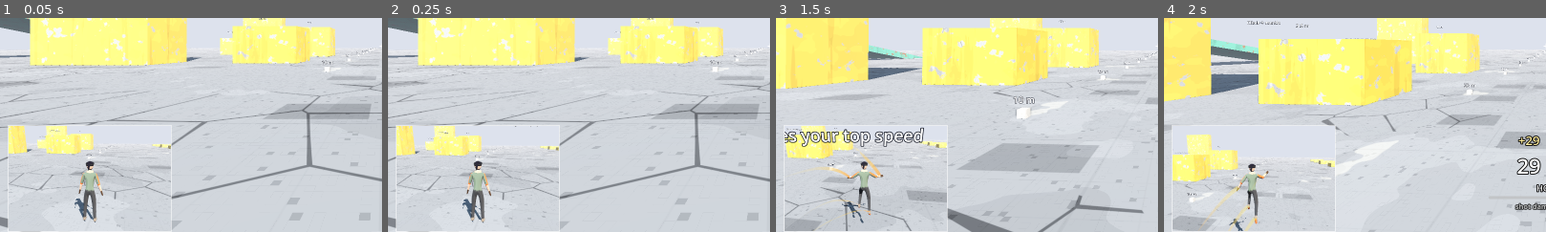
Above: before the commit, frames 1-4 (left to right).
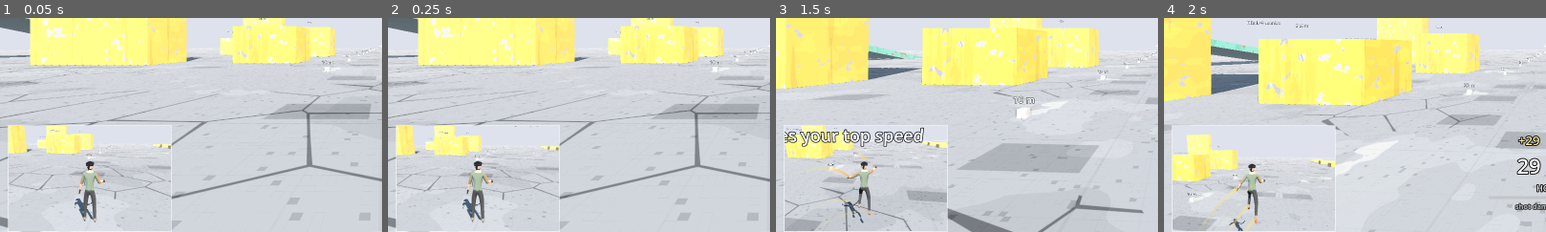
Above: after the commit, the same moments.

Repository: daxtinenichols/trickshot
Game: Godot game, scene res://levels/sandbox.tscn
Same seed, same stepped clock (60 frames per second), same inputs: the game is played once before the commit and once after it.
Inputs (mouse positions are % of the whole screen's width and height, from its top left):
- Up to frame 1 (0.05 s): no input
- Up to frame 2 (0.25 s): no input
- Up to frame 3 (1.5 s): tap Enter at 0.5 s; move the mouse to (55, 49) at 0.52 s; hold Right mouse button (aim) 0.53-1.28 s; hold W (move_forward) from 0.53 s (still down); tap Space (jump) at 0.77 s; click (55, 49) at 0.8 s; move the mouse to (45, 50) at 1.27 s; click (45, 50) at 1.35 s
- Up to frame 4 (2 s): keep holding W (move_forward); tap Space (jump) at 1.52 s; tap F (kick) at 1.55 s
The pictures show only the part of the screen within x 0-50%, y 43-93%; the shares and areas given below are measured in that part.

The runs differ from the first frame. In frame 1, 0.1% of the frame differs, in the area x 21-28%, y 73-90%; in frame 2, 0.1%; in frame 3, 0.2%, in the area x 20-29%, y 62-89%; in frame 4, 0.1%.

Commit message:
WIP third-person aim and gun hold

Diff:
--- a/art/characters/runner/runner_body.gd
+++ b/art/characters/runner/runner_body.gd
@@ -71,6 +71,9 @@
 ## The pose actually shown: eases toward the blended pose so state changes,
 ## overlays and noisy inputs never pop a joint.
 var _shown := {}
+## Hip fire raises the gun arm for a moment; each shot kicks it.
+var _fire_raise := 0.0
+var _recoil := 0.0
 var _turn_lean := 0.0
 var _wall_side := 1.0
 var _tuck := 0.0
@@ -112,6 +115,12 @@
 	p.respawned.connect(func() -> void:
 		_heading = PI
 		_last_yaw = p.yaw)
+	# The gun is read by name, not class, so the body works without one.
+	var gun: Node = p.get("weapon")
+	if gun and gun.has_signal("shot"):
+		gun.shot.connect(func(_a: Vector3, _b: Vector3, _r: Dictionary) -> void:
+			_fire_raise = 1.0
+			_recoil = 1.0)
 	trails = MotionTrails.new()
 	add_child(trails)
 	trails.setup(p, self)
@@ -169,6 +178,9 @@
 		_place_root(0.0, Vector3.ZERO, 0.0, 0.0)
 		return
 	delta = minf(delta, 0.1)
+	# Hold the raised arm a beat after a hip-fire shot, then lower it.
+	_fire_raise = maxf(_fire_raise - delta * 1.6, 0.0)
+	_recoil = maxf(_recoil - delta * 9.0, 0.0)
 	var targets := _targets(delta)
 	for k: String in _weights:
 		var rate: float = BLEND_RATE[k]
@@ -291,6 +303,7 @@
 			var base: Quaternion = out.get(bone, Quaternion.IDENTITY)
 			out[bone] = base.slerp(_to_quat(bone, kick.get(bone, Vector3.ZERO)), weight("kick"))
 	_add_lean(out)
+	_add_gun_hold(out)
 	_add_aim(out)
 	return out
 
@@ -337,13 +350,57 @@
 	for part: Array in [["Spine", 0.25, 0.0], ["Chest", 0.35, 0.25], ["Neck", 0.2, 0.35], ["Head", 0.2, 0.4]]:
 		var extra := Quaternion.from_euler(Vector3(-look * part[2], twist * part[1], 0.0) * aim_weight)
 		pose[part[0]] = extra * pose.get(part[0], Quaternion.IDENTITY)
-	var ads := clampf(player.aim_zoom, 0.0, 1.0) * aim_weight
+	var fire := smoothstep(0.0, 0.35, _fire_raise)
+	var ads := maxf(clampf(player.aim_zoom, 0.0, 1.0), fire) * aim_weight * (1.0 - _reload_weight())
 	if ads > 0.001:
 		# The spine and chest already carry a quarter of the look pitch.
-		var raise := 90.0 + rad_to_deg(look) * 0.75
-		var arm := {"RightUpperArm": Vector3(raise, 0, -6), "RightLowerArm": Vector3(4, 0, 0), "RightHand": Vector3(0, 0, 0)}
+		var raise := 90.0 + rad_to_deg(look) * 0.75 + 7.0 * _recoil
+		var arm := {"RightUpperArm": Vector3(raise, 0, -6), "RightLowerArm": Vector3(4 + 14.0 * _recoil, 0, 0), "RightHand": Vector3(0, 0, 0)}
 		for bone: String in arm:
 			pose[bone] = (pose.get(bone, Quaternion.IDENTITY) as Quaternion).slerp(_to_quat(bone, arm[bone]), ads)
+
+
+## How much of the gun-arm pose applies: full when running, standing or in
+## the air; less while the hands are busy (climbing, mantling, vaulting).
+func _gun_hold_weight() -> float:
+	var busy := weight("climb") + weight("mantle_hang") + weight("mantle_push") + weight("vault") * 0.7 \
+		+ weight("stun") + weight("prone") + weight("tuck") * 0.4 + weight("wallrun") * 0.3
+	return clampf(1.0 - busy, 0.0, 1.0)
+
+
+## 0..1 through the middle of a reload (eased in and out), else 0.
+func _reload_weight() -> float:
+	var gun: Node = player.get("weapon")
+	if gun == null or not gun.has_method("reload_progress"):
+		return 0.0
+	var t: float = gun.reload_progress()
+	return 0.0 if t < 0.0 else smoothstep(0.0, 0.18, t) * (1.0 - smoothstep(0.82, 1.0, t))
+
+
+## The gun hand at low ready: forearm forward, muzzle a little down, with a
+## small swing in the run. A reload brings the gun up and the other hand to it.
+func _add_gun_hold(pose: Dictionary) -> void:
+	var hold := _gun_hold_weight()
+	if hold <= 0.001:
+		return
+	var swing := sin(TAU * _phase) * weight("run")
+	var ready := {
+		"RightUpperArm": Vector3(16 + 10 * swing, 0, -10),
+		"RightLowerArm": Vector3(68, 0, 0),
+		"RightHand": Vector3(-8, 0, 0),
+	}
+	var reload := _reload_weight()
+	if reload > 0.0:
+		var t: float = (player.get("weapon") as Node).reload_progress()
+		var jiggle := sin(t * TAU * 2.0) * 6.0
+		ready["RightUpperArm"] = ready["RightUpperArm"].lerp(Vector3(26, 0, -4), reload)
+		ready["RightLowerArm"] = ready["RightLowerArm"].lerp(Vector3(100 + jiggle, 0, 0), reload)
+		ready["RightHand"] = ready["RightHand"].lerp(Vector3(-24, 0, 0), reload)
+		for bone: String in ["LeftUpperArm", "LeftLowerArm", "LeftHand"]:
+			var to: Vector3 = {"LeftUpperArm": Vector3(34, 0, -24), "LeftLowerArm": Vector3(96 - jiggle, 0, 0), "LeftHand": Vector3(-10, 0, 0)}[bone]
+			pose[bone] = (pose.get(bone, Quaternion.IDENTITY) as Quaternion).slerp(_to_quat(bone, to), reload * hold)
+	for bone: String in ready:
+		pose[bone] = (pose.get(bone, Quaternion.IDENTITY) as Quaternion).slerp(_to_quat(bone, ready[bone]), hold)
 
 
 ## Leaning (the player's lean input) bends the upper body to the side.
--- a/art/look/chase_camera.gd
+++ b/art/look/chase_camera.gd
@@ -10,6 +10,11 @@
 ## runner stays steady on screen at any frame rate; only zoom and wall
 ## pull-in are smoothed. (The in-game corner camera is separate.)
 ##
+## Aiming: the camera sits over the right shoulder and always looks at the
+## point the first-person view (which shots come from) is aimed at, so the
+## crosshair in the middle of the screen is where shots land. Aiming down
+## sights pulls it in tight over the shoulder.
+##
 ## Follow flips (off by default): the orbit turns with the first-person
 ## view's full orientation, so flips, side flips and rolls tumble the
 ## camera with the runner; mouse look still moves it on top. Read from the
@@ -27,8 +32,16 @@
 
 var player: Player
 ## Default distance and how far it looks down on the runner with a level view.
-var distance := 5.2
-var tilt_deg := 28.0
+var distance := 4.6
+var tilt_deg := 22.0
+## Over-the-shoulder: sideways offset (m, + = right), and while aiming down
+## sights the distance, offset, tilt and field of view it eases to.
+var shoulder := 0.5
+var ads_distance := 1.7
+var ads_shoulder := 0.62
+var ads_tilt_deg := 6.0
+var ads_fov := 52.0
+var base_fov := 70.0
 ## The point it orbits, above the runner's feet.
 var look_height := 0.9
 ## Fallback when Settings has no camera_follow_flips value.
@@ -36,6 +49,7 @@
 var _active := false
 var _zoom := 5.2  # smoothed distance
 var _pull := 9999.0  # wall pull-in, smoothed
+var _aim_dist := 60.0  # distance along the view to what it's aimed at, smoothed
 
 
 static func register_actions() -> void:
@@ -55,7 +69,7 @@
 	# After the player has placed its first-person view this frame.
 	process_priority = 100
 	top_level = true
-	fov = 70.0
+	fov = base_fov
 	near = 0.05
 	far = 600.0
 	cull_mask = 0xFFFFF & ~Pistol.VIEW_LAYER
@@ -110,6 +124,7 @@
 func _snap() -> void:
 	_zoom = distance
 	_pull = 9999.0
+	_aim_dist = _aim_hit_distance()
 	_place(0.0)
 
 
@@ -123,28 +138,59 @@
 	var vt := player.visual_transform()
 	var frame := vt.basis.orthonormalized()
 	var pivot := vt.origin + frame.y * look_height
+	var ads := clampf(player.aim_zoom, 0.0, 1.0)
+	var tilt := deg_to_rad(lerpf(tilt_deg, ads_tilt_deg, ads))
 	var orbit: Basis
 	if follows_flips():
 		# The first-person view already carries yaw, pitch, flips and rolls.
 		var view := player.camera.global_basis.orthonormalized()
 		pivot = vt.origin + player.body_up().normalized() * look_height
-		orbit = view * Basis(Vector3.RIGHT, -deg_to_rad(tilt_deg))
+		orbit = view * Basis(Vector3.RIGHT, -tilt)
 	else:
-		# Level view = tilt_deg down; looking up swings the camera low,
-		# looking down swings it overhead.
-		var angle := clampf(deg_to_rad(tilt_deg) - player.pitch, deg_to_rad(-55.0), deg_to_rad(85.0))
+		# Level view = tilt down; looking up swings the camera low, looking
+		# down swings it overhead.
+		var angle := clampf(tilt - player.pitch, deg_to_rad(-55.0), deg_to_rad(85.0))
 		orbit = frame * Basis(Vector3.RIGHT, -angle)
+	# Over the right shoulder (kept out of walls by the same ray).
+	var off := lerpf(shoulder, ads_shoulder, ads)
+	off = clampf(_wall_distance(pivot, orbit.x, off + 0.25) - 0.25, 0.0, off)
+	var origin := pivot + orbit.x * off
 	var back := orbit.z
-	var want := _zoom
+	var want := lerpf(_zoom, minf(ads_distance, _zoom), ads)
 	# Pull in in front of walls; ease back out so it doesn't pop.
-	var hit := _wall_distance(pivot, back, want + 0.3)
+	var hit := _wall_distance(origin, back, want + 0.3)
 	if hit < _pull or real_delta == 0.0:
 		_pull = hit
 	else:
 		_pull = lerpf(_pull, hit, 1.0 - exp(-5.0 * real_delta))
-	var d := minf(want, _pull - 0.3)
-	d = maxf(d, 0.4)
-	global_transform = Transform3D(orbit, pivot + back * d)
+	var d := maxf(minf(want, _pull - 0.3), 0.4)
+	var pos := origin + back * d
+	# Look at what the first-person view is aimed at. The distance along the
+	# view ray is smoothed so sweeping across an edge doesn't jerk the view.
+	var target := _aim_hit_distance()
+	_aim_dist = target if real_delta == 0.0 else lerpf(_aim_dist, target, 1.0 - exp(-18.0 * real_delta))
+	var eye := player.camera.global_transform
+	var aim := eye.origin - eye.basis.z * _aim_dist
+	var to_aim := aim - pos
+	var basis := orbit
+	if to_aim.length() > 1.0 and to_aim.normalized().dot(-orbit.z) > 0.2:
+		basis = Basis.looking_at(to_aim, orbit.y)
+	global_transform = Transform3D(basis, pos)
+	fov = lerpf(base_fov, ads_fov, ads)
+
+
+## How far along the first-person view the shot would land (to the first
+## thing it hits, up to 120 m).
+func _aim_hit_distance() -> float:
+	if not is_inside_tree():
+		return 60.0
+	var eye := player.camera.global_transform
+	var from := eye.origin
+	var to := from - eye.basis.z * 120.0
+	var q := PhysicsRayQueryParameters3D.create(from, to, 1 | 4)
+	q.exclude = [player.get_rid()]
+	var r := get_world_3d().direct_space_state.intersect_ray(q)
+	return 120.0 if r.is_empty() else maxf(from.distance_to(r.position), 0.5)
 
 
 func _wall_distance(from: Vector3, dir: Vector3, length: float) -> float:
--- a/art/tools/gun_shots.gd
+++ b/art/tools/gun_shots.gd
@@ -93,6 +93,28 @@
 	cam.look_at_from_position(p + Vector3(0.55, 1.45, -0.7), p + Vector3(0.15, 1.35, -0.3))
 	await _frames(20)
 	_save("tp_closeup")
+	cam.queue_free()
+	gun.aim_held = false
+	# The real third-person camera: running, hip fire, reload, aiming.
+	var chase = player.get_node("ChaseCamera")
+	level.go_to_zone(0)
+	await _frames(10)
+	chase.set_active(true)
+	player.scripted_input = InputFrame.make(Vector2(0, -1))
+	await _frames(50)
+	_save("chase_run")
+	gun.trigger_pressed = true
+	await _frames(4)
+	_save("chase_hipfire")
+	gun.reload_pressed = true
+	await _frames(25)
+	_save("chase_reload")
+	await _frames(60)
+	player.scripted_input = InputFrame.new()
+	await _frames(40)
+	gun.aim_held = true
+	await _frames(30)
+	_save("chase_ads")
 	quit()
 
 
--- a/tests/test_art.gd
+++ b/tests/test_art.gd
@@ -158,8 +158,8 @@
 	await tree.process_frame
 	var rel := player.global_basis.inverse() * (cam.global_position - player.global_position)
 	check(rel.y > 2.5 and rel.z > 3.5, "up and behind (%s)" % rel)
-	var down := rad_to_deg(asin(-(-cam.global_basis.z).y))
-	check_between(down, 18.0, 35.0, "looks down on the runner (%.0f degrees)" % down)
+	var to_body := cam.global_position.y - (player.global_position.y + 1.0)
+	check(to_body > 1.0, "above the runner's head, looking past it (%.1f m)" % to_body)
 	cam.set_active(false)
 	cam.queue_free()
 
@@ -200,6 +200,33 @@
 	cam.queue_free()
 
 
+func test_chase_camera_crosshair_is_where_shots_go() -> void:
+	# Shots come from the first-person view; the third-person screen centre
+	# must sit on the same point, from over the shoulder.
+	ArtLook.ensure_body(player)
+	level.go_to_zone(9)  # shooting range
+	await tree.physics_frame
+	var cam: Camera3D = preload("res://art/look/chase_camera.gd").new()
+	level.add_child(cam)
+	cam.setup(player)
+	cam.set_active(true)
+	for yaw: float in [0.0, 0.5, -0.4]:
+		player.set_view(yaw, -0.05)
+		for i in 30:
+			await tree.process_frame
+		var eye := player.camera.global_transform
+		var q := PhysicsRayQueryParameters3D.create(eye.origin, eye.origin - eye.basis.z * 120.0, 1 | 4)
+		q.exclude = [player.get_rid()]
+		var r := player.get_world_3d().direct_space_state.intersect_ray(q)
+		var hit: Vector3 = eye.origin - eye.basis.z * 120.0 if r.is_empty() else r.position
+		var centre := cam.global_position - cam.global_basis.z * cam.global_position.distance_to(hit)
+		check(centre.distance_to(hit) < 0.3, "screen centre on the shot's landing point (off by %.2f m)" % centre.distance_to(hit))
+	var right := cam.global_basis.x.dot(cam.global_position - player.global_position)
+	check(right > 0.3, "over the right shoulder (%.2f m)" % right)
+	cam.set_active(false)
+	cam.queue_free()
+
+
 func test_chase_camera_can_follow_side_flips() -> void:
 	ArtLook.ensure_body(player)
 	var cam: Camera3D = preload("res://art/look/chase_camera.gd").new()
